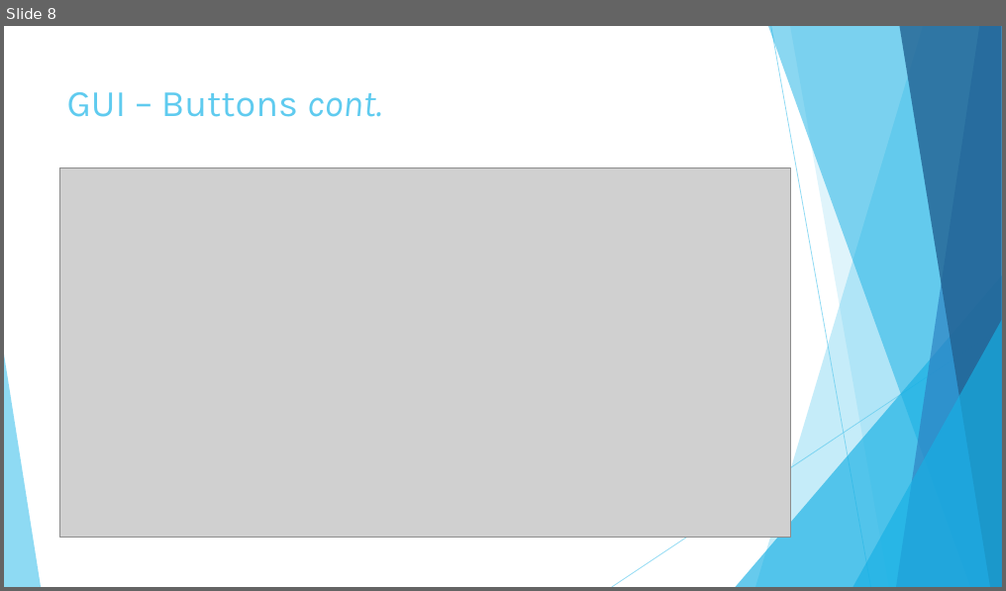
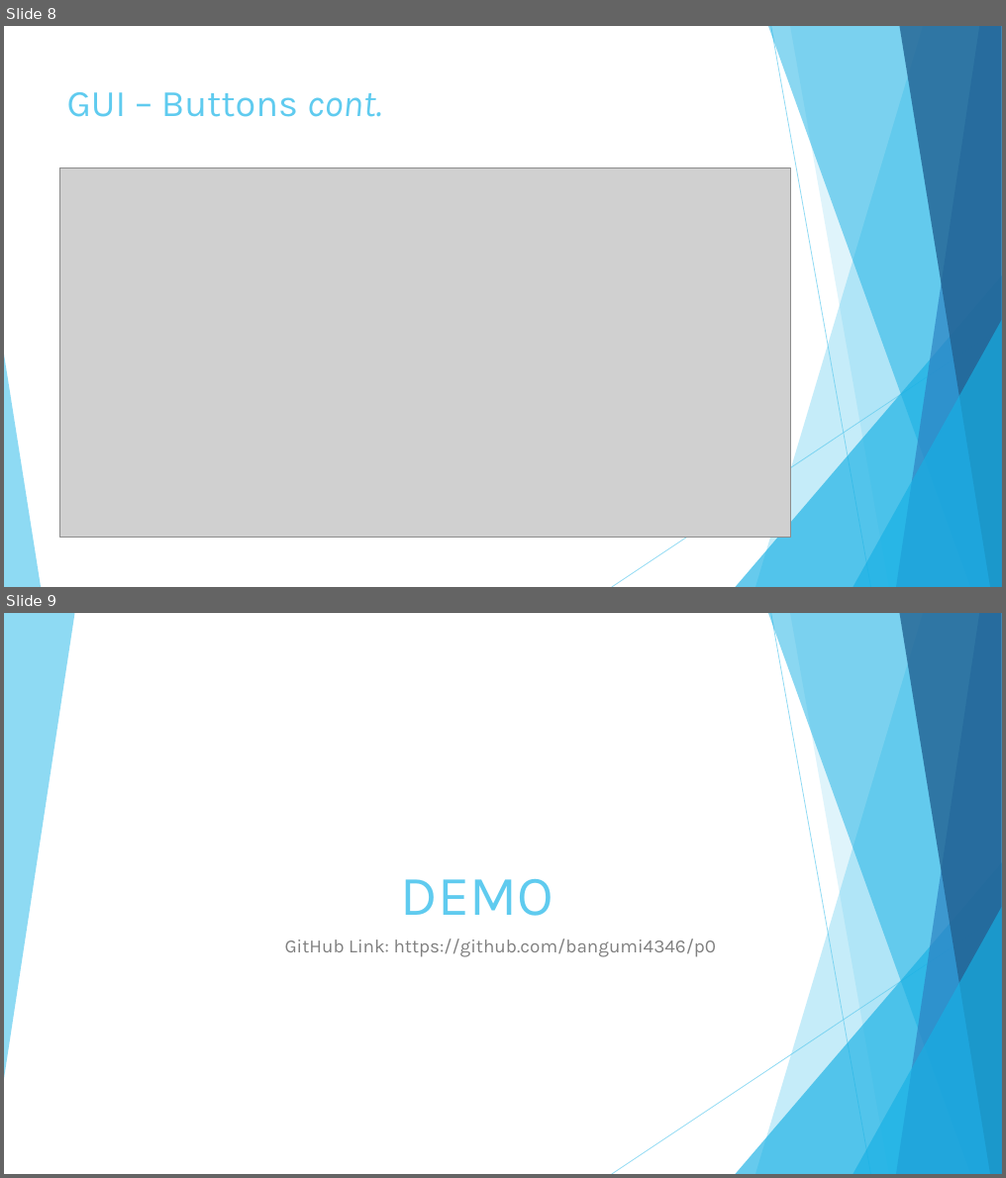
Before and after one commit to bangumi4346/p0, a slide deck: presentation.pptx. Shown one above the other, each under a label of ours: slide 8 before the commit, slides 8 and 9 after it. The pictures are 1006x591 and 1006x1178 pixels, drawn with LibreOffice and Linux fonts; fonts in the diff are those of the drawing; grey boxes stand for pictures. Boxes give left, top, right and bottom in pixels: in the first picture for what was removed or moved away, otherwise in the second. Text is boxed around its words. In the diff, an @@ line names an element or a change of style, - is before the commit and + after.

```diff
--- a/presentation.pptx
+++ b/presentation.pptx
@@ slide 9 added at [4, 613, 1002, 1174], background #FFFFFF; not listed: 9 template elements that a slide beside it also shows @@
@@ freeform shape added at [4, 613, 74, 1078], fill #5FCBEF at 70% opacity @@
@@ title added at [401, 879, 553, 916], 54 pt, text #5FCBEF @@
+DEMO
@@ subtitle added at [285, 939, 717, 958], 18 pt, text #808080 @@
+GitHub Link: https://github.com/bangumi4346/p0
```
Also in this commit, not shown: 3 other files.
